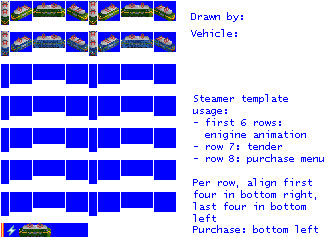
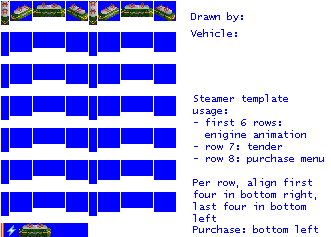
Revision of a layered w=331, h=237 image; what changed, layer by layer:
removed layer "Pasted Layer" over [154,35,175,52]
painted on "empty.png" over [1,31,153,56]
